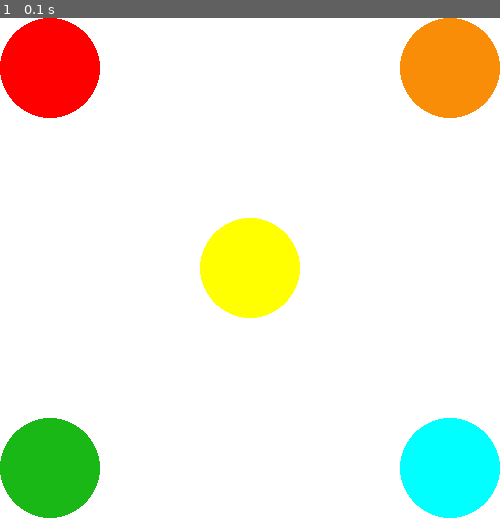
Above: before the commit, frame 1.
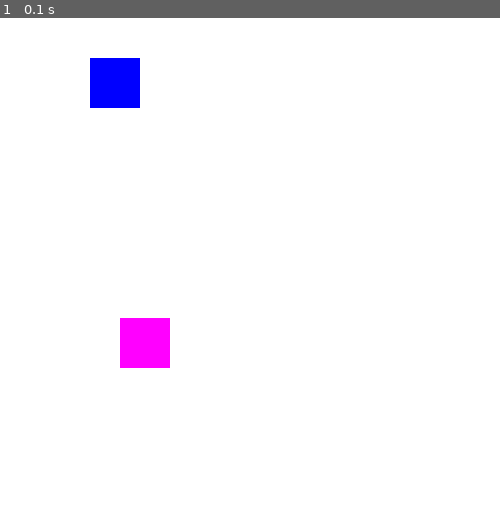
Above: after the commit, the same moment.

Repository: lougoncharenko/Crash-Bang-PYGAME
Game: pygame game, started from game.py
Two runs of this game, one before a commit and one after it. Both use one fixed random seed, a clock stepped at 60 frames per second and the inputs below.
Inputs:
- Up to frame 1 (0.1 s): no input

The runs differ from the first frame. In frame 1, 17% of the frame differs, in the area x 0-100%, y 0-100%.

Commit message:
created a class to generate game pieces

Diff:
--- a/game.py
+++ b/game.py
@@ -18,6 +18,28 @@
 ORANGE = (250, 141, 7)
 LIGHTGREEN = (25, 184, 22)
 
+
+#Game Object class that draws a rectangle
+class GameObject(pygame.sprite.Sprite):
+    """
+    This class extends pygame.sprite.Sprite.
+    Defines four parameters: x, y, width, and height.
+    It stores three attributes: self.surf, self.x, and self.y.
+    """
+    def __init__(self, x, y, width, height, color):
+        super(GameObject, self).__init__()
+        self.surf = pygame.Surface((width, height))
+        self.surf.fill ((color))
+        self.rect = self.surf.get_rect()
+        self.x = x
+        self.y = y
+
+    def render (self, screen):
+        """
+        This method is responsible for drawing the GameObject's surface to the screen.
+        """
+        screen.blit(self.surf, (self.x, self.y))
+
 # game loop
 running = True
 while running:
@@ -26,18 +48,11 @@
         if event.type == pygame.QUIT:
             running = False
 
-    # clear the screen
-    screen.fill((WHITE))
-    #draw a circle
-    position1 = (250, 250) # x, y position
-    pygame.draw.circle(screen, YELLOW, position1, 50) #75 is the radius
-    position2 =  (50,50)
-    pygame.draw.circle(screen, RED, position2, 50) #75 is the radius
-    position3 =  (450,50)
-    pygame.draw.circle(screen, ORANGE, position3, 50) #75 is the radius
-    position4 =  (50, 450)
-    pygame.draw.circle(screen, LIGHTGREEN, position4, 50) #75 is the radius
-    position5 =  (450, 450)
-    pygame.draw.circle(screen, CYAN, position5, 50) #75 is the radius
+    # Make an instance of GameObject
+    box = GameObject(120, 300, 50, 50, FUSCHIA)
+    box2 = GameObject(90, 40, 50, 50, BLUE )
+    screen.fill (WHITE)
+    box.render(screen)
+    box2.render(screen)
     #update display
     pygame.display.flip()
